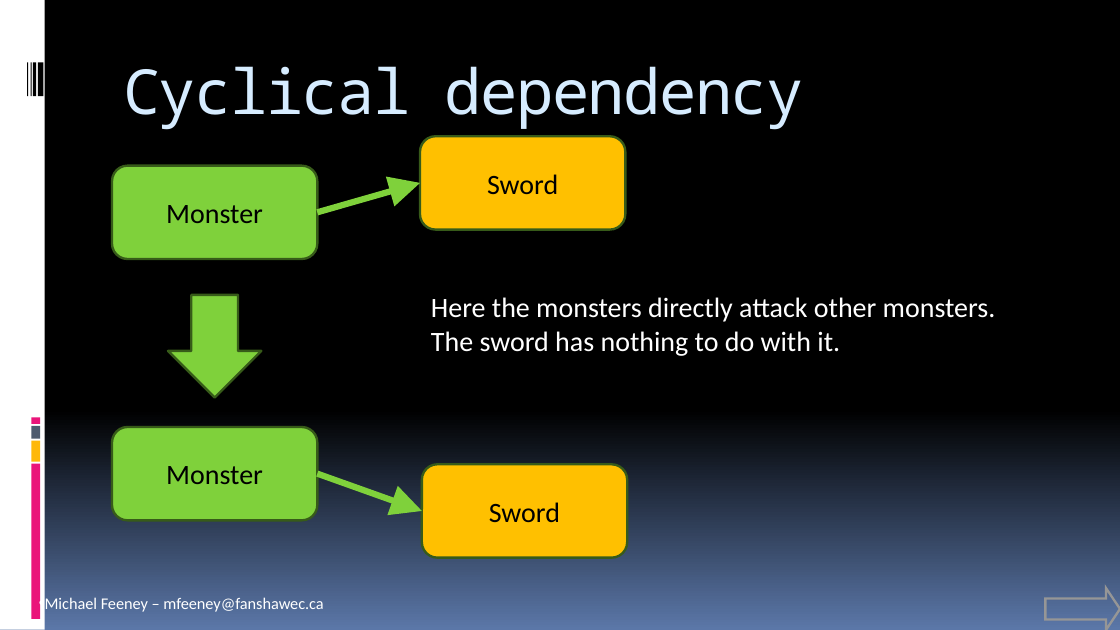
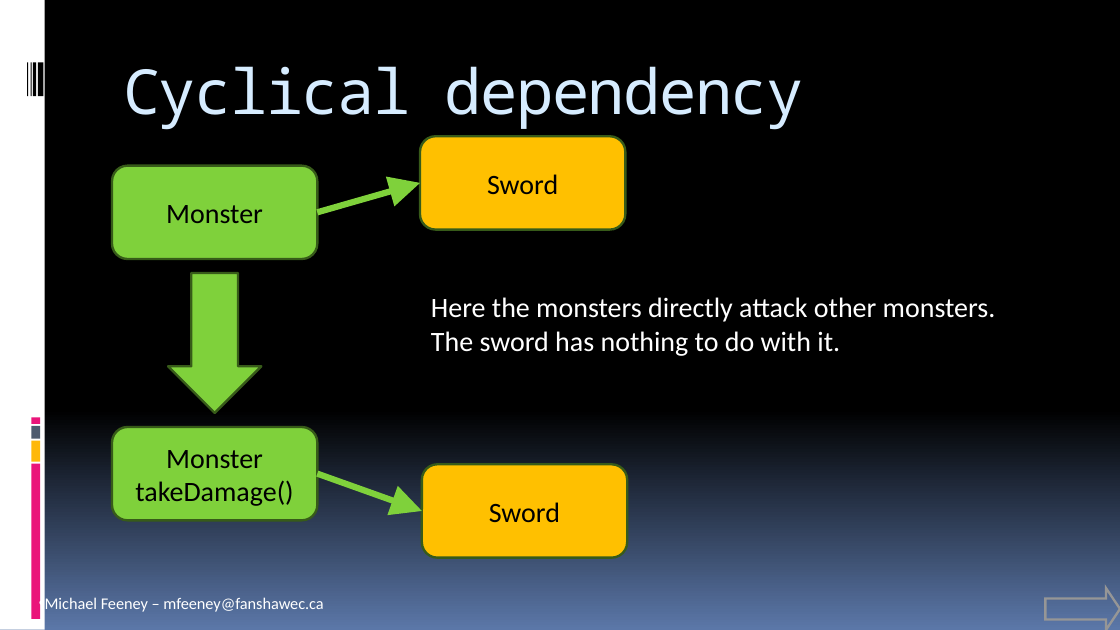
Before and after one commit to FeeneyCodes/GDP202425, a slide deck: slide 16 of 6044_FramPat/D2D/INFO_6044_Patterns (live document).pptx. Drawn at 1120x630 pixels with LibreOffice and Linux fonts; fonts in the diff are those of the drawing. Boxes give left, top, right and bottom in pixels: in the first picture for what was removed or moved away, otherwise in the second. Text is boxed around its words. In the diff, an @@ line names an element or a change of style, - is before the commit and + after.

```diff
--- a/6044_FramPat/D2D/INFO_6044_Patterns (live document).pptx
+++ b/6044_FramPat/D2D/INFO_6044_Patterns (live document).pptx
@@ down arrow: place and size @@
-down arrow at <box>168,295,261,398</box>
+down arrow at <box>168,273,261,413</box>
@@ text in rounded rectangle at <box>135,480,293,506</box>: paragraph added @@
+takeDamage()
```
Also in this commit, not shown: 2 other slides changed, 1 slide added, 53 other files.
